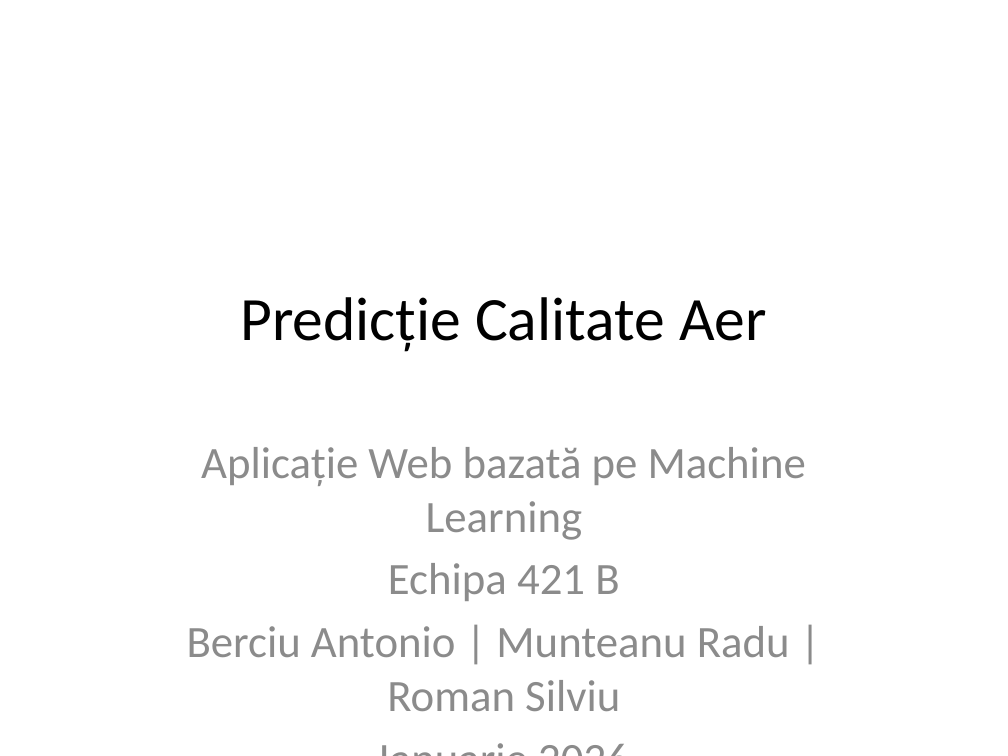
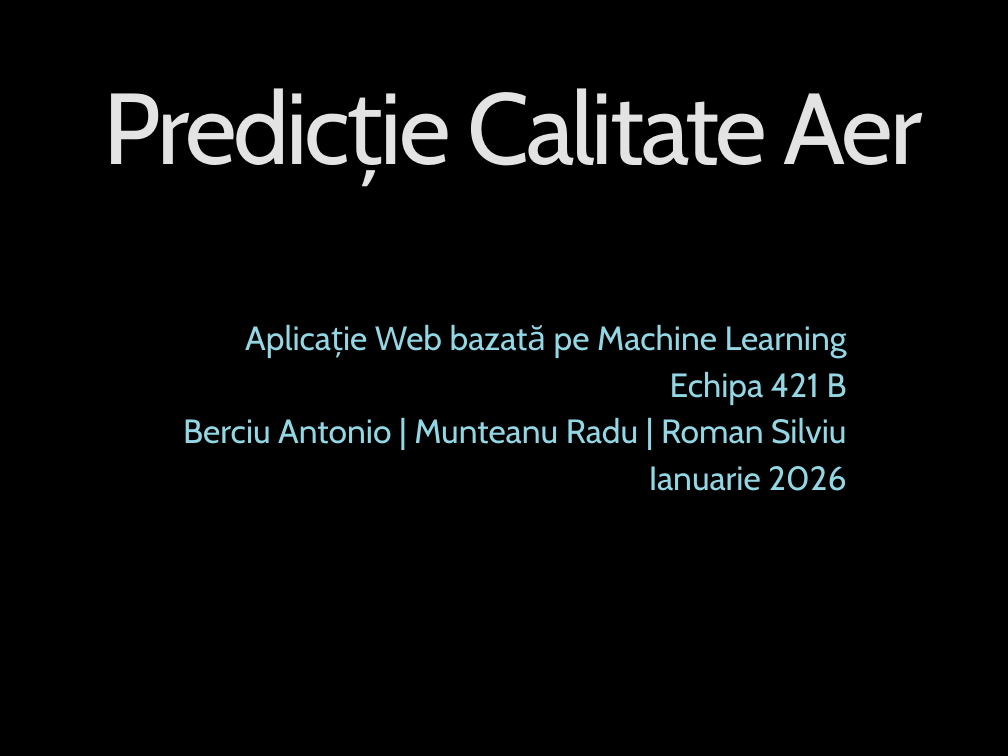
Before and after one commit to radustst/Proiect_Calitate_Aer, a slide deck: slide 1 of presentation/Prezentare_Calitate_Aer.pptx. Drawn at 1008x756 pixels with LibreOffice and Linux fonts; fonts in the diff are those of the drawing; background and template pictures are left out. Boxes give left, top, right and bottom in pixels: in the first picture for what was removed or moved away, otherwise in the second. Text is boxed around its words. In the diff, an @@ line names an element or a change of style, - is before the commit and + after.

```diff
--- a/presentation/Prezentare_Calitate_Aer.pptx
+++ b/presentation/Prezentare_Calitate_Aer.pptx
@@ background #FFFFFF to picture (left out) @@
@@ title "Predicție Calitate Aer": place and size @@
-title "Predicție Calitate Aer" at [240, 297, 767, 352]
+title "Predicție Calitate Aer" at [467, 88, 923, 166]
@@ title "Predicție Calitate Aer" at [467, 88, 923, 166]: size 44 to 72 pt, font Calibri to Cabin, text colour #000000 to gradient #969696 to #E3E3E3 to #FFFFFF, letter spacing 0 to -2.2 pt; alignment centre to right; line spacing 1 to 0.9; vertical alignment middle to top @@
@@ subtitle "Aplicație Web bazată pe Machine ...": place and size @@
-subtitle "Aplicație Web bazată pe Machine ..." at [187, 447, 806, 711]
+subtitle "Aplicație Web bazată pe Machine ..." at [183, 324, 847, 491]
@@ subtitle "Aplicație Web bazată pe Machine ..." at [183, 324, 847, 491]: size 32 to 24 pt, font Calibri to Cabin, text colour #8C8C8C to gradient #9FDBE7 to #94D7E4 to #BFE7EF to #FFFFFF; alignment centre to right; line spacing 1 to 0.9; more space between paragraphs; vertical alignment top to bottom @@
```
Also in this commit, not shown: 13 other slides changed, 1 slide added, 1 slide removed.
